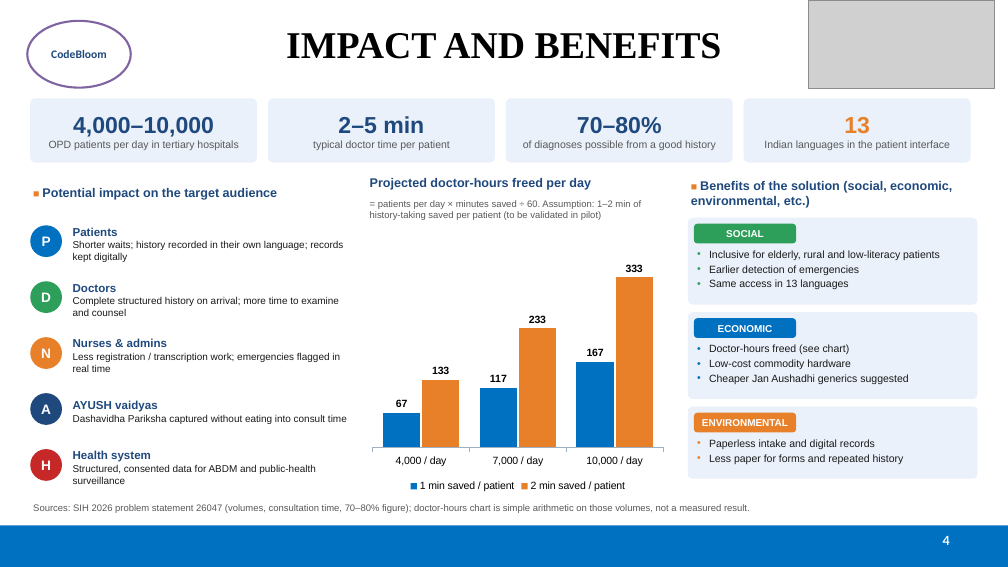
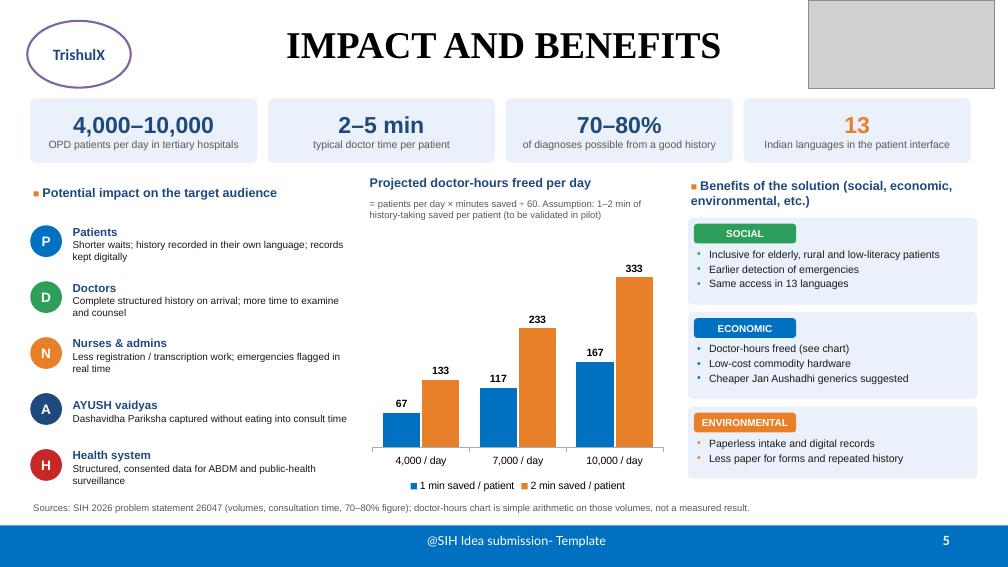
Before and after one commit to aadityavishnoi/MediKisok, a slide deck: slide 5 of docs/submission/MediKiosk_SIH2026_Idea_PPT.pptx (slide 4 before the commit). Drawn at 1008x567 pixels with LibreOffice and Linux fonts; fonts in the diff are those of the drawing; grey boxes stand for pictures. Boxes give left, top, right and bottom in pixels: in the first picture for what was removed or moved away, otherwise in the second. Text is boxed around its words. In the diff, an @@ line names an element or a change of style, - is before the commit and + after.

```diff
--- a/docs/submission/MediKiosk_SIH2026_Idea_PPT.pptx
+++ b/docs/submission/MediKiosk_SIH2026_Idea_PPT.pptx
@@ text in ellipse at [53, 49, 105, 60]: text changed; size 11 to 15 pt @@
-CodeBloom
+TrishulX
@@ text added at [427, 535, 606, 547], 12 pt, text #FFFFFF @@
+@SIH Idea submission- Template
@@ page number at [943, 536, 950, 545]: text changed @@
-4
+5
```
Also in this commit, not shown: 4 other slides changed, 1 slide added, 5 other files.
